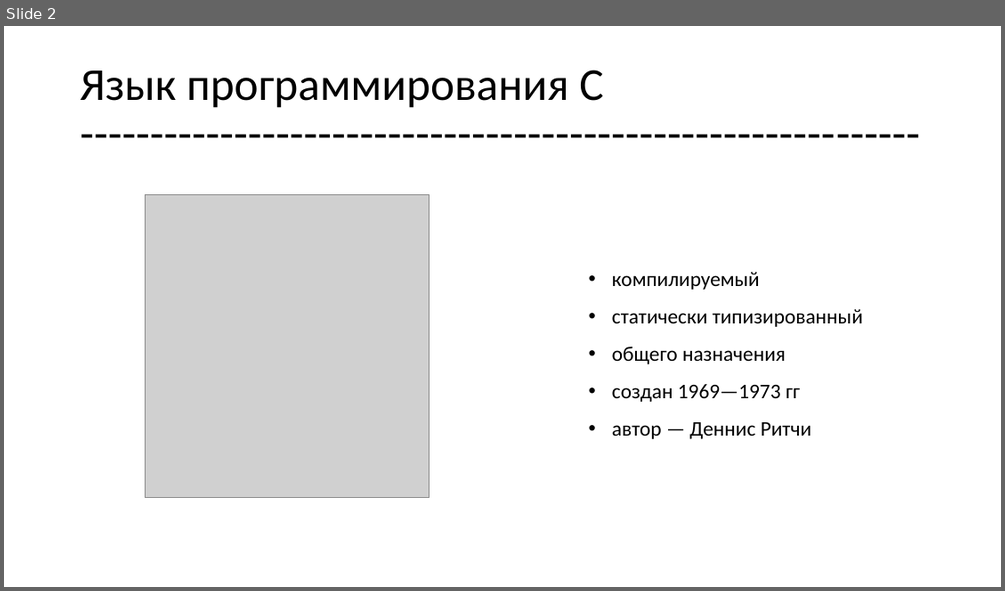
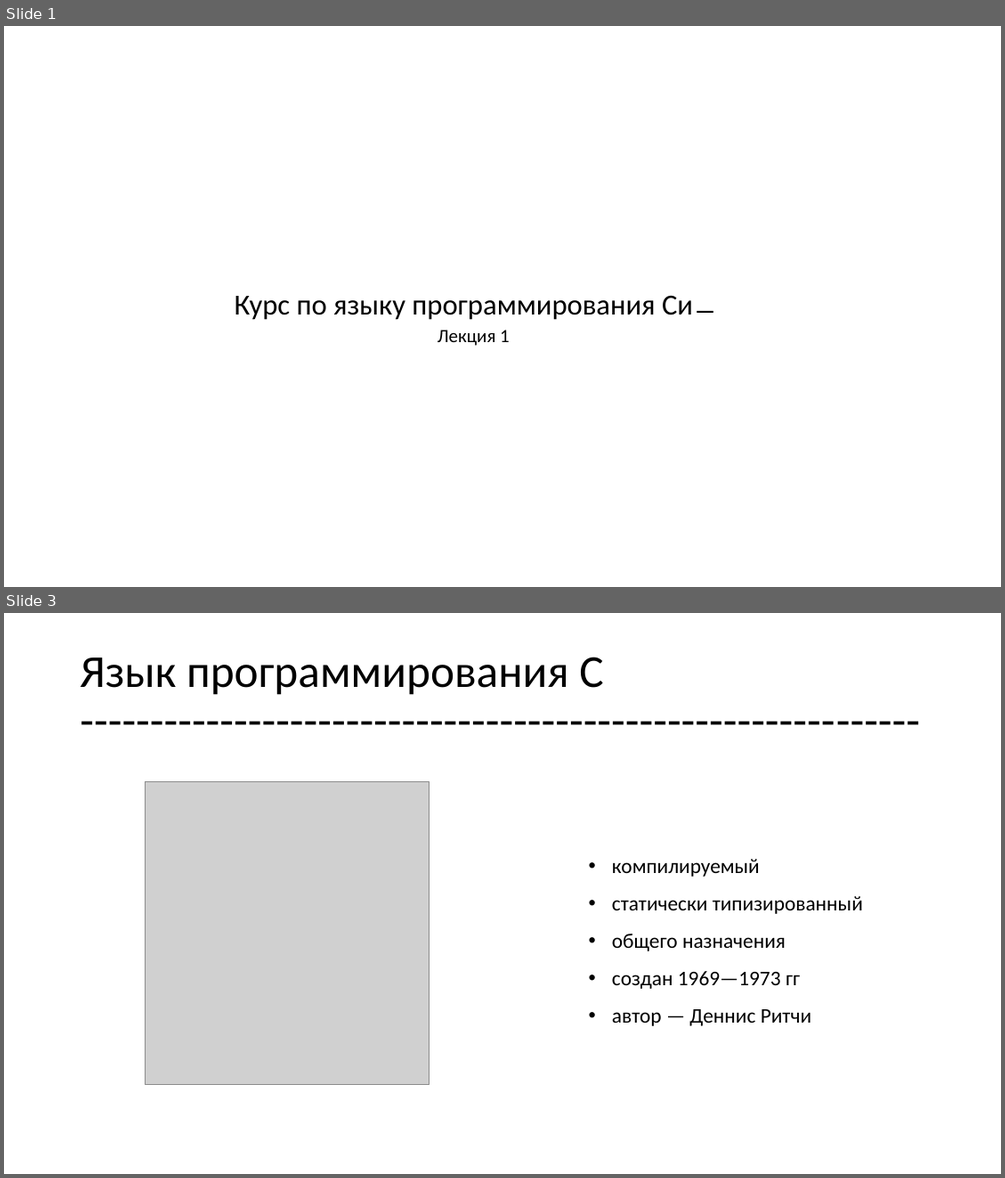
Before and after one commit to geeknik96/CLec, a slide deck: lec1/lec1.pptx. Shown one above the other, each under a label of ours: slide 2 before the commit, slides 1 and 3 after it; the slides between them are not shown. The pictures are 1005x591 and 1005x1178 pixels, drawn with LibreOffice and Linux fonts; fonts in the diff are those of the drawing; grey boxes stand for pictures. Boxes give left, top, right and bottom in pixels: in the first picture for what was removed or moved away, otherwise in the second. Text is boxed around its words. In the diff, an @@ line names an element or a change of style, - is before the commit and + after.

```diff
--- a/lec1/lec1.pptx
+++ b/lec1/lec1.pptx
@@ slide 1 added at (4,26,1001,587), background #FFFFFF @@
@@ text added at (689,272,722,320), 32 pt, text #000000 @@
+_
@@ text added at (235,295,693,320), 28 pt, text #000000 @@
+Курс по языку программирования Си
@@ text added at (437,329,510,346), 18 pt, text #000000 @@
+Лекция 1
@@ what was slide 2 is now slide 3 @@
```
Also in this commit, not shown: 1 slide changed, 2 other slides added, 7 other files.
